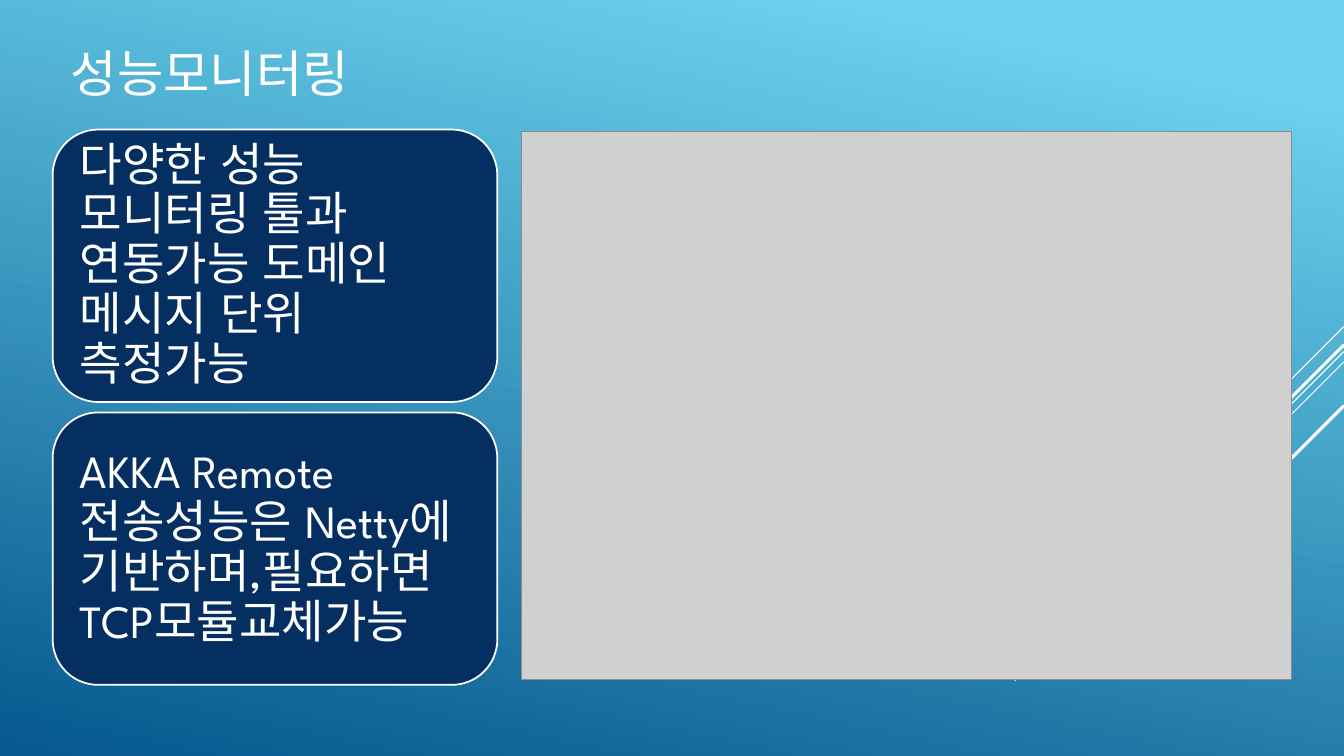
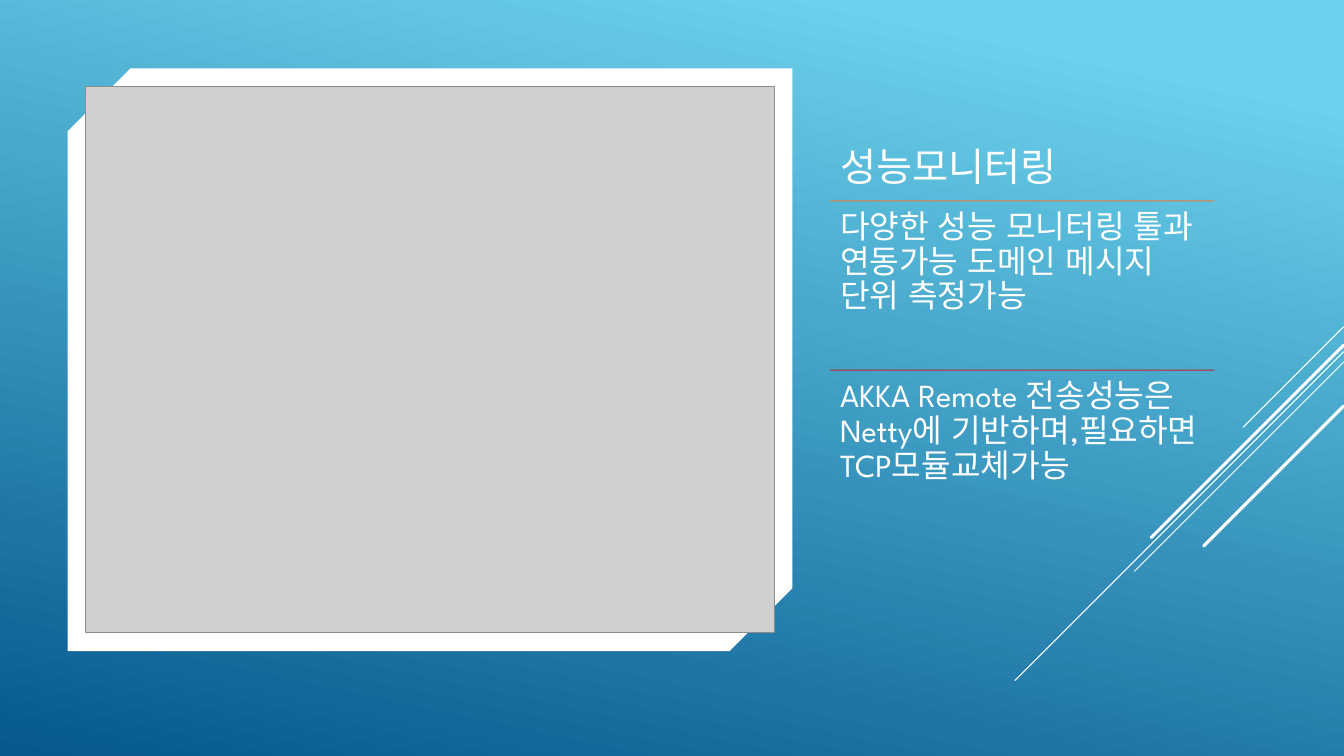
Before and after one commit to psmon/AkkaForNetCore, a slide deck: slide 20 of Doc/AKKA Introduce.pptx (slide 19 before the commit). Drawn at 1344x756 pixels with LibreOffice and Linux fonts; fonts in the diff are those of the drawing; grey boxes stand for pictures. Boxes give left, top, right and bottom in pixels: in the first picture for what was removed or moved away, otherwise in the second. Text is boxed around its words. In the diff, an @@ line names an element or a change of style, - is before the commit and + after.

```diff
--- a/Doc/AKKA Introduce.pptx
+++ b/Doc/AKKA Introduce.pptx
@@ snip diag rect added at [68,69,792,651], fill #FFFFFF @@
@@ picture: place and size @@
-picture at [521,132,1292,680]
+picture at [86,87,774,633]
@@ title "성능모니터링": place and size @@
-title "성능모니터링" at [71,50,349,96]
+title "성능모니터링" at [840,148,1056,184]
@@ title "성능모니터링" at [840,148,1056,184]: size 36 to 28 pt; vertical alignment middle to bottom @@
@@ rounded rectangle removed at [52,130,497,402] @@
@@ text "다양한 성능 모니터링 툴과 연동가능 ...": place and size @@
-text "다양한 성능 모니터링 툴과 연동가능 ..." at [80,133,391,384]
+text "다양한 성능 모니터링 툴과 연동가능 ..." at [840,211,1193,310]
@@ text "다양한 성능 모니터링 툴과 연동가능 ..." at [840,211,1193,310]: size 33 to 23 pt; less space between paragraphs; vertical alignment middle to top @@
@@ line added from (831, 201) to (1214, 201), #E87D37 0.75 pt @@
@@ text "AKKA Remote 전송성능은 Netty에 기반하며,필요하면 ..." at [840,380,1197,480]: size 33 to 23 pt; less space between paragraphs; vertical alignment middle to top @@
@@ text "AKKA Remote 전송성능은 Netty에 기반하며,필요하면 ...": place and size @@
-text "AKKA Remote 전송성능은 Netty에 기반하며,필요하면 ..." at [80,457,452,642]
+text "AKKA Remote 전송성능은 Netty에 기반하며,필요하면 ..." at [840,380,1197,480]
@@ line added from (831, 370) to (1214, 370), #C62324 0.75 pt @@
@@ rounded rectangle removed at [52,412,497,685] @@
@@ group removed at [1015,327,1344,681]: 5 lines @@
@@ group added at [1015,327,1344,681]: 5 lines @@
```
Also in this commit, not shown: 18 other slides changed, 1 slide added, 1 other file.
